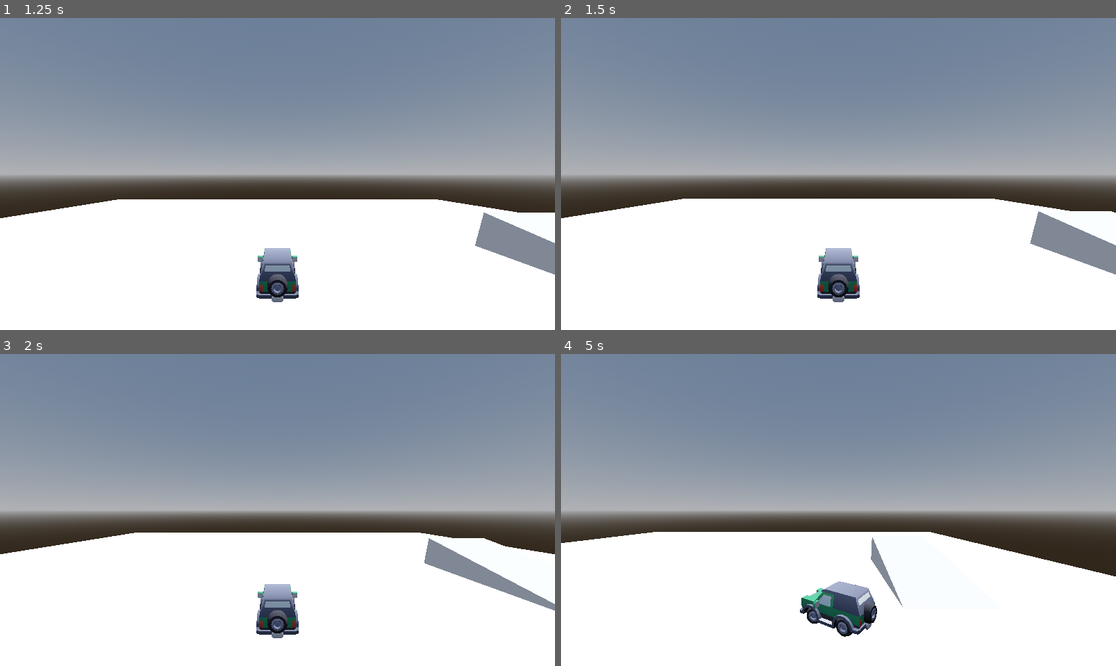
Above: before the commit, frames 1-4 (two rows, left to right).
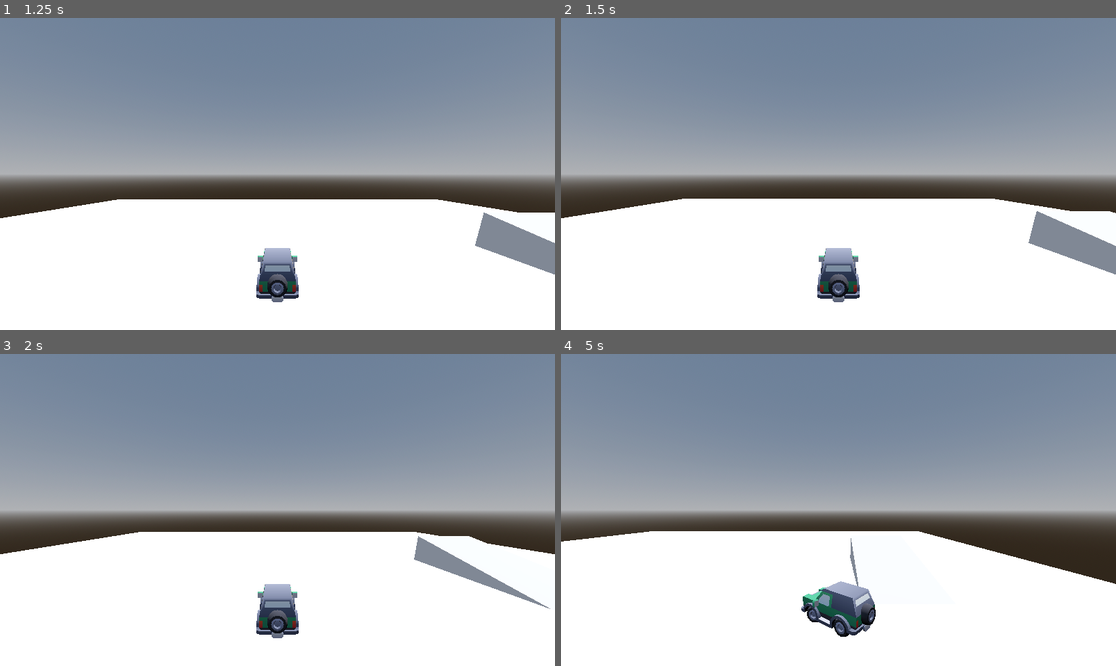
Above: after the commit, the same moments.

Repository: juhanakristian/ggj2025
Game: Godot game, scene res://scenes/player/testtrack/test_scene.tscn
Same seed, same stepped clock (60 frames per second), same inputs: the game is played once before the commit and once after it. This scene is started directly instead of the project's main scene.
Inputs (mouse positions are in pixels of both pictures, inside the frame that each line leads up to):
- Up to frame 1 (1.25 s): tap Enter at 0.5 s; move the mouse to (399, 158) at 0.52 s; hold D (steer_right) from 0.53 s (still down); hold E from 0.53 s (still down); click (399, 158) at 0.67 s
- Up to frame 2 (1.5 s): tap Space at 1.25 s; move the mouse to (727, 189) at 1.27 s; release D (steer_right) at 1.28 s; release E at 1.28 s; hold S (brake) from 1.28 s (still down); tap Q at 1.35 s
- Up to frame 3 (2 s): keep holding S (brake)
- Up to frame 4 (5 s): move the mouse to (894, 441) at 2.02 s; release S (brake) at 2.03 s; hold D (steer_right) 2.03-2.78 s; hold Shift 2.03-2.78 s; move the mouse to (810, 572) at 2.77 s; hold W (accelerate) 2.78-3.53 s; tap E at 2.85 s; click (810, 572) at 2.92 s; move the mouse to (1005, 556) at 3.52 s; hold Q 3.53-4.28 s; hold A (steer_left) from 3.53 s (still down); move the mouse to (672, 463) at 4.27 s; tap Shift at 4.35 s

Frame 1 is identical in both runs. In frame 2, less than 0.1% of the frame differs, in the area x 84-100%, y 61-74%; in frame 3, 0.7%; in frame 4, 1.6%, in the area x 0-100%, y 56-91%.

Commit message:
wip: car improvements

Diff:
--- a/project.godot
+++ b/project.godot
@@ -21,24 +21,28 @@
 "deadzone": 0.5,
 "events": [Object(InputEventKey,"resource_local_to_scene":false,"resource_name":"","device":0,"window_id":0,"alt_presse …(189 unchanged characters)…
 , Object(InputEventKey,"resource_local_to_scene":false,"resource_name":"","device":0,"window_id":0,"alt_pressed":false, …(185 unchanged characters)…
+, Object(InputEventJoypadMotion,"resource_local_to_scene":false,"resource_name":"","device":-1,"axis":5,"axis_value":1.0,"script":null)
 ]
 }
 brake={
 "deadzone": 0.5,
 "events": [Object(InputEventKey,"resource_local_to_scene":false,"resource_name":"","device":-1,"window_id":0,"alt_press …(192 unchanged characters)…
 , Object(InputEventKey,"resource_local_to_scene":false,"resource_name":"","device":-1,"window_id":0,"alt_pressed":false …(186 unchanged characters)…
+, Object(InputEventJoypadMotion,"resource_local_to_scene":false,"resource_name":"","device":-1,"axis":4,"axis_value":1.0,"script":null)
 ]
 }
 steer_left={
 "deadzone": 0.5,
 "events": [Object(InputEventKey,"resource_local_to_scene":false,"resource_name":"","device":-1,"window_id":0,"alt_press …(191 unchanged characters)…
 , Object(InputEventKey,"resource_local_to_scene":false,"resource_name":"","device":-1,"window_id":0,"alt_pressed":false …(186 unchanged characters)…
+, Object(InputEventJoypadMotion,"resource_local_to_scene":false,"resource_name":"","device":-1,"axis":0,"axis_value":-1.0,"script":null)
 ]
 }
 steer_right={
 "deadzone": 0.5,
 "events": [Object(InputEventKey,"resource_local_to_scene":false,"resource_name":"","device":-1,"window_id":0,"alt_press …(192 unchanged characters)…
 , Object(InputEventKey,"resource_local_to_scene":false,"resource_name":"","device":-1,"window_id":0,"alt_pressed":false …(186 unchanged characters)…
+, Object(InputEventJoypadMotion,"resource_local_to_scene":false,"resource_name":"","device":-1,"axis":0,"axis_value":1.0,"script":null)
 ]
 }
 
--- a/scenes/player/player.tscn
+++ b/scenes/player/player.tscn
@@ -1,7 +1,8 @@
-[gd_scene load_steps=19 format=4 uid="uid://qv6kfqkm3rw5"]
+[gd_scene load_steps=21 format=4 uid="uid://qv6kfqkm3rw5"]
 
 [ext_resource type="Script" path="res://scenes/player/scripts/car.gd" id="1_ms60d"]
 [ext_resource type="Texture2D" uid="uid://d0haqiadn0hnk" path="res://scenes/player/assets/colormap.png" id="2_gm14f"]
+[ext_resource type="Texture2D" uid="uid://bgr6vwoixefw0" path="res://scenes/player/assets/texture_09.png" id="2_klib1"]
 
 [sub_resource type="PhysicsMaterial" id="PhysicsMaterial_6vf44"]
 bounce = 0.1
@@ -9,7 +10,11 @@
 [sub_resource type="SphereShape3D" id="SphereShape3D_xqsyw"]
 radius = 1.0
 
+[sub_resource type="StandardMaterial3D" id="StandardMaterial3D_rxf4f"]
+albedo_texture = ExtResource("2_klib1")
+
 [sub_resource type="SphereMesh" id="SphereMesh_l5k3u"]
+material = SubResource("StandardMaterial3D_rxf4f")
 radius = 1.0
 height = 2.0
 
@@ -229,6 +234,7 @@
 gravity_scale = 6.048
 angular_damp = 6.234
 script = ExtResource("1_ms60d")
+acceleration = 45.0
 
 [node name="CollisionShape3D" type="CollisionShape3D" parent="."]
 shape = SubResource("SphereShape3D_xqsyw")
--- a/scenes/player/testtrack/test_scene.tscn
+++ b/scenes/player/testtrack/test_scene.tscn
@@ -37,10 +37,6 @@
 [sub_resource type="ConcavePolygonShape3D" id="ConcavePolygonShape3D_md76x"]
 data = PackedVector3Array(-2, 1, 4, 2, 1, 4, -2, -1, 4, 2, 1, 4, 2, -1, 4, -2, -1, 4, 2, 1, -4, -2, 1, -4, 2, -1, -4, - …(284 unchanged characters)…
 
-[sub_resource type="StandardMaterial3D" id="StandardMaterial3D_5msvn"]
-
-[sub_resource type="BoxMesh" id="BoxMesh_66c8q"]
-
 [node name="TestScene" type="Node3D"]
 
 [node name="DirectionalLight3D" type="DirectionalLight3D" parent="."]
@@ -67,22 +63,8 @@
 [node name="CollisionShape3D" type="CollisionShape3D" parent="MeshInstance3D/StaticBody3D"]
 shape = SubResource("ConcavePolygonShape3D_md76x")
 
-[node name="Car" parent="." instance=ExtResource("1_sdce0")]
-steering = 20.0
-
-[node name="MeshInstance3D" parent="Car/CollisionShape3D" index="0"]
-surface_material_override/0 = SubResource("StandardMaterial3D_5msvn")
-
-[node name="MeshInstance3D2" type="MeshInstance3D" parent="Car/CollisionShape3D" index="1"]
-transform = Transform3D(1, 0, 0, 0, 1, 0, 0, 0, 1, 0, 0.760466, 0)
-visible = false
-mesh = SubResource("BoxMesh_66c8q")
-
-[node name="RayCast3D" parent="Car/CarMesh" index="1"]
-transform = Transform3D(1, 0, 0, 0, 1, 0, 0, 0, 1, 0, 0.385892, 0)
-
 [node name="Camera3D" type="Camera3D" parent="."]
 transform = Transform3D(1, 0, 0, 0, 1, 0, 0, 0, 1, 0, 3, 7.1965)
 script = ExtResource("2_4318c")
 
-[editable path="Car"]
+[node name="Car" parent="." instance=ExtResource("1_sdce0")]
Binary file added: scenes/player/assets/texture_09.png
Not shown, added: scenes/player/assets/texture_09.png.import
Not shown: 1 places in scenes/player/testtrack/test_scene.tscn that only renumber resources
